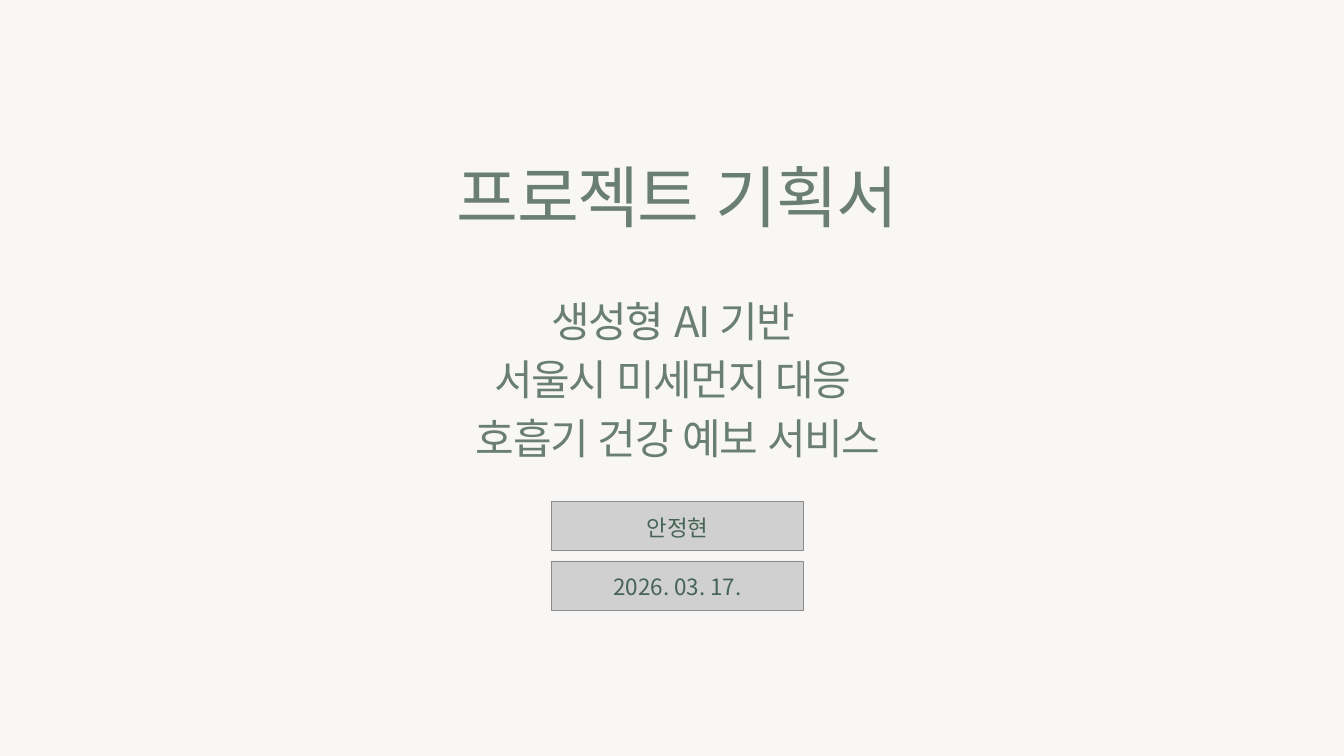
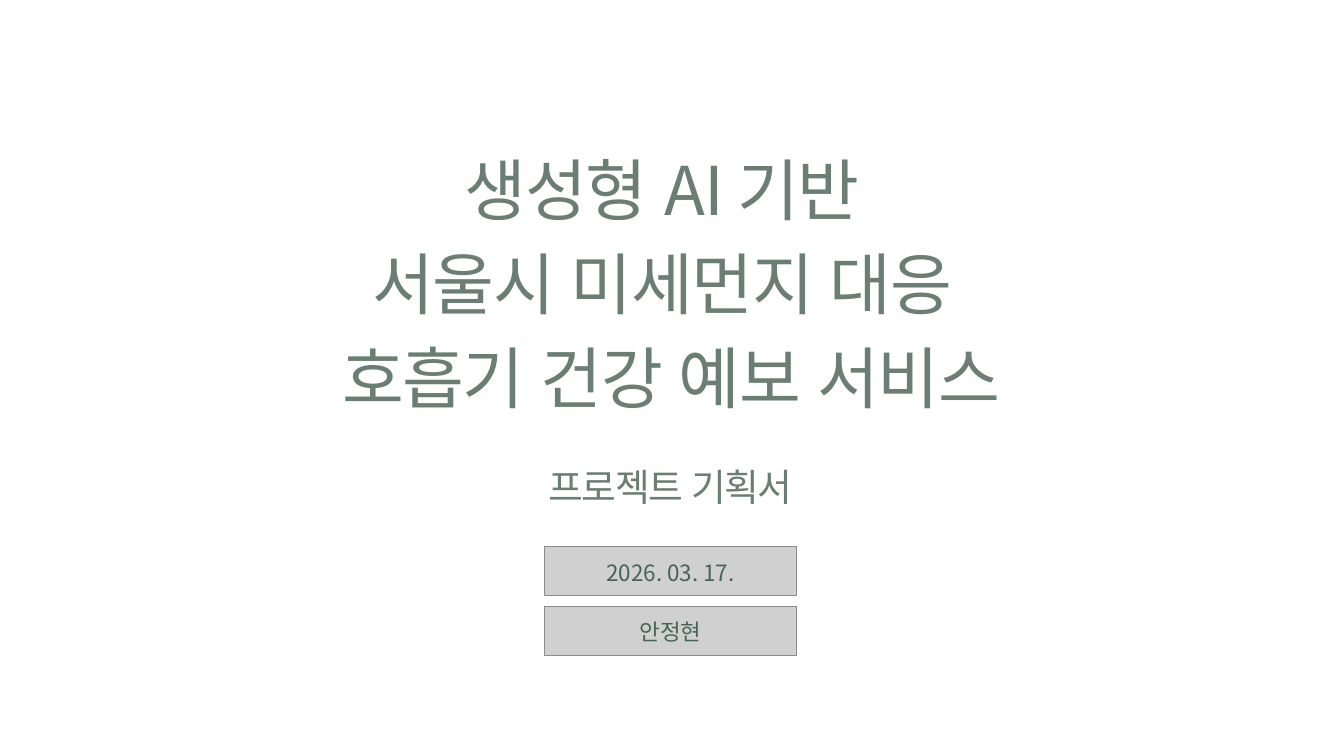
Before and after one commit to ahnjh97/JeongHyunAhn-AI-Project, a slide deck: slide 1 of 1차 Project(Flask,머신러닝)/1. 기획서.pptx. Drawn at 1344x756 pixels with LibreOffice and Linux fonts; fonts in the diff are those of the drawing; grey boxes stand for pictures. Boxes give left, top, right and bottom in pixels: in the first picture for what was removed or moved away, otherwise in the second. Text is boxed around its words. In the diff, an @@ line names an element or a change of style, - is before the commit and + after.

Commit message:
Vision, 기획서 수정
2차 프로젝트 Vision HTML 추가, 기획서 기획의도 보충

```diff
--- a/1차 Project(Flask,머신러닝)/1. 기획서.pptx
+++ b/1차 Project(Flask,머신러닝)/1. 기획서.pptx
@@ background #F8F7F5 to #FFFFFF @@
@@ text "생성형 AI 기반 서울시 미세먼지 ...": place and size @@
-text "생성형 AI 기반 서울시 미세먼지 ..." at bbox=[476, 302, 880, 458]
+text "생성형 AI 기반 서울시 미세먼지 ..." at bbox=[342, 159, 1000, 409]
@@ text "생성형 AI 기반 서울시 미세먼지 ..." at bbox=[342, 159, 1000, 409]: size 60 to 96 pt @@
@@ text "프로젝트 기획서": place and size @@
-text "프로젝트 기획서" at bbox=[457, 166, 899, 228]
+text "프로젝트 기획서" at bbox=[548, 469, 793, 504]
@@ text "프로젝트 기획서" at bbox=[548, 469, 793, 504]: size 96 to 54 pt @@
@@ picture: place and size @@
-picture at bbox=[552, 561, 804, 610]
+picture at bbox=[545, 546, 797, 595]
@@ text "2026. 03. 17.": place and size @@
-text "2026. 03. 17." at bbox=[613, 578, 742, 595]
+text "2026. 03. 17." at bbox=[606, 564, 735, 581]
@@ picture: place and size @@
-picture at bbox=[552, 502, 804, 551]
+picture at bbox=[544, 606, 796, 655]
@@ text "안정현": place and size @@
-text "안정현" at bbox=[647, 517, 709, 538]
+text "안정현" at bbox=[640, 621, 702, 642]
```
Also in this commit, not shown: 5 other slides changed, 6 other files.
